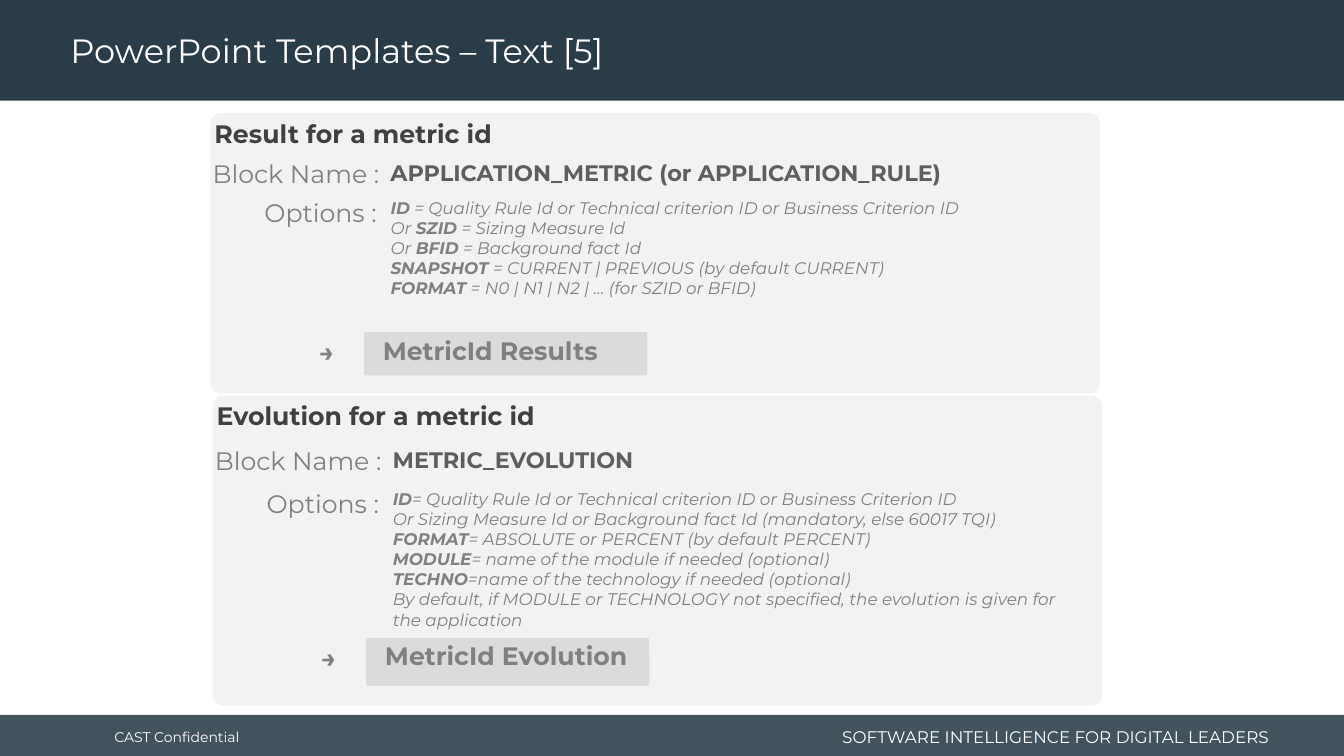
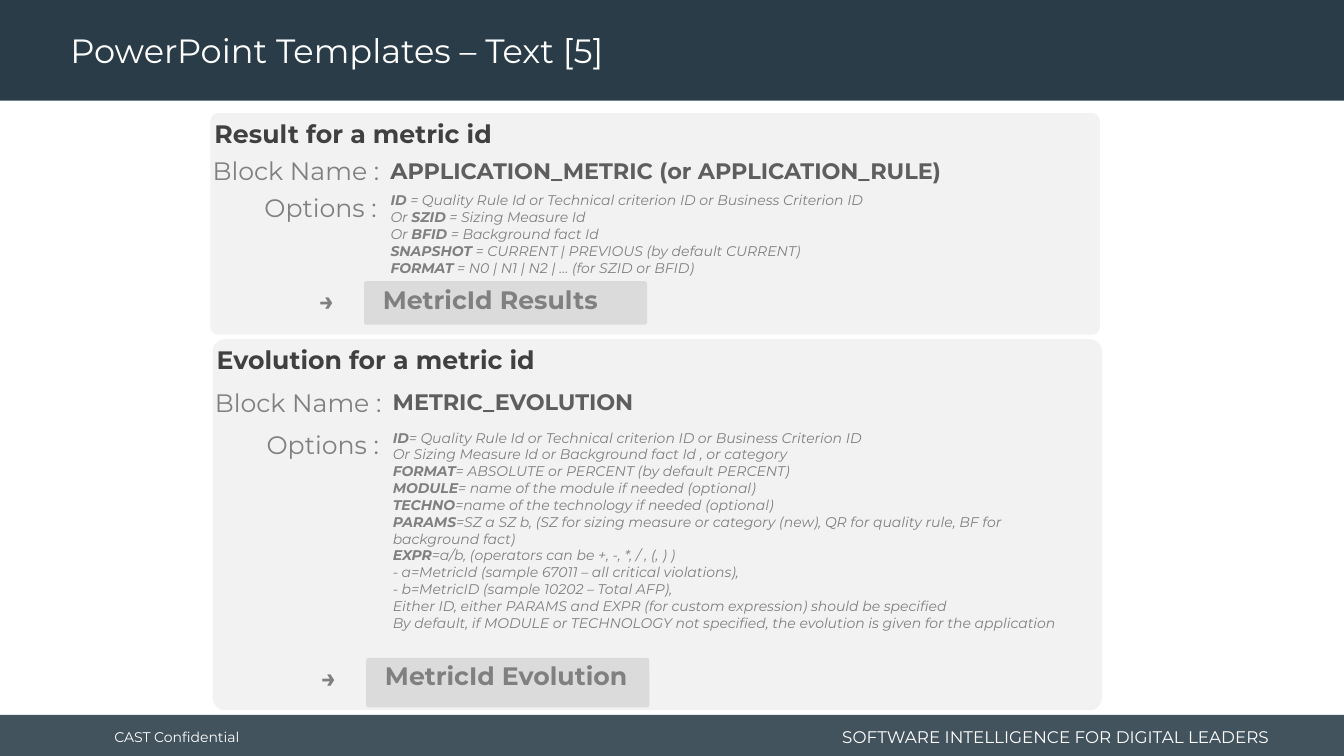
Before and after one commit to CAST-projects/CAST-ReportGenerator, a slide deck: slide 14 of CastReporting.Reporting.Core/Templates/Application/Component library/1- Powerpoint-components-library.pptx. Drawn at 1344x756 pixels with LibreOffice and Linux fonts; fonts in the diff are those of the drawing; background and template pictures are left out. Boxes give left, top, right and bottom in pixels: in the first picture for what was removed or moved away, otherwise in the second. Text is boxed around its words. In the diff, an @@ line names an element or a change of style, - is before the commit and + after.

Commit message:
REPORTGEN-915: update library templates

```diff
--- a/CastReporting.Reporting.Core/Templates/Application/Component library/1- Powerpoint-components-library.pptx
+++ b/CastReporting.Reporting.Core/Templates/Application/Component library/1- Powerpoint-components-library.pptx
@@ rounded rectangle: place and size @@
-rounded rectangle at [211,113,1100,393]
+rounded rectangle at [211,113,1100,335]
@@ text "Options :": place and size @@
-text "Options :" at [264,203,364,227]
+text "Options :" at [264,198,364,222]
@@ text "ID = Quality Rule Id ..." at [391,194,844,276]: size 12 to 10 pt @@
@@ 2 texts, 1 rounded rectangle: place and size @@
-2 texts, 1 rounded rectangle at [310,332,647,376]
+2 texts, 1 rounded rectangle at [310,280,647,325]
@@ text "Evolution for a metric id": place and size @@
-text "Evolution for a metric id" at [217,405,535,425]
+text "Evolution for a metric id" at [217,349,535,369]
@@ rounded rectangle: place and size @@
-rounded rectangle at [213,395,1102,706]
+rounded rectangle at [213,339,1102,710]
@@ 3 texts: place and size @@
-3 texts at [215,451,634,518]
+3 texts at [215,393,634,459]
@@ text "ID= Quality Rule Id or ...": place and size @@
-text "ID= Quality Rule Id or ..." at [393,492,1056,629]
+text "ID= Quality Rule Id or ..." at [393,432,1056,631]
@@ text at [393,445,787,462]: text changed; size 12 to 10 pt @@
-Or Sizing Measure Id or Background fact Id (mandatory, else 60017 TQI)
+Or Sizing Measure Id or Background fact Id , or category
@@ text at [393,432,1056,631]: size 12 to 10 pt in "ID= Quality Rule Id or Technical criterion ...", "FORMAT= ABSOLUTE or PERCENT (by default PERCENT)", "MODULE= name of the module if needed ...", "TECHNO=name of the technology if needed (optional)" and 1 more places @@
@@ text at [393,516,1001,614]: paragraphs added @@
+PARAMS=SZ a SZ b, (SZ for sizing measure or category (new), QR for quality rule, BF for background fact)
+EXPR=a/b, (operators can be +, -, *, / , (, ) )
+- a=MetricId (sample 67011 – all critical violations),
+- b=MetricID (sample 10202 – Total AFP),
+Either ID, either PARAMS and EXPR (for custom expression) should be specified
@@ 2 texts, 1 rounded rectangle: place and size @@
-2 texts, 1 rounded rectangle at [312,637,649,687]
+2 texts, 1 rounded rectangle at [312,657,649,708]
```
Also in this commit, not shown: 1 other slide changed, 5 other files.
